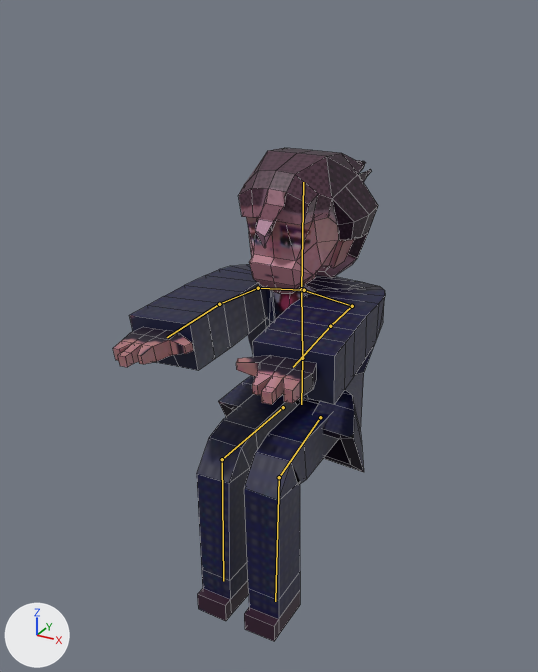
Before and after pictures for a commit that changed the Blender file MainUnityProject/Assets/3D Modeller/Blender Filer/npc_karakter_with_bones.blend.
Before and after are seen from a 50 mm camera at (1.95, -3.79, 3.72) aimed at (-0.06, -0.14, 1.9). Lighting does not change. The marker at lower left points along +X, +Y and +Z. Both versions are drawn at frame 45 of the action 'ArmatureAction'; the numbers are the values there. The bones that bend it are drawn over the model as lines. Mesh edges are drawn as thin lines.
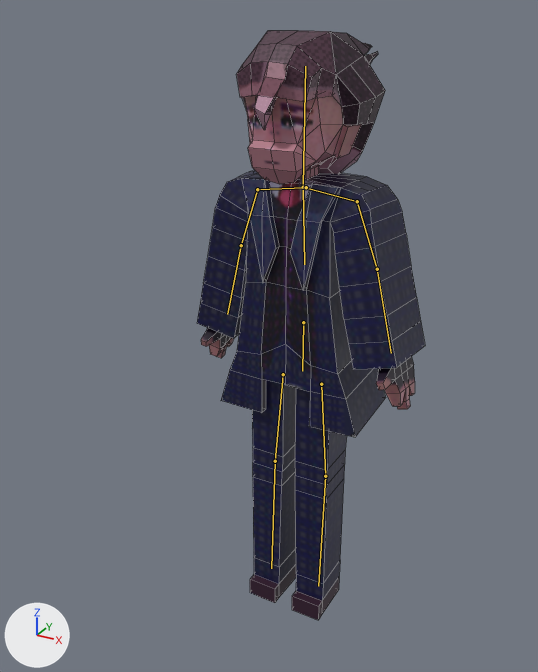
Boxes (x1, y1, x2, y2) around the edits, measured in the pictures (538 x 672 px):
'Cube.002', posed (16% narrower, 20% taller): before (113, 148, 385, 641); after (197, 30, 425, 620)
bone 'Spine', root to tip: before (301, 289) to (302, 358); after (303, 187) to (304, 264)
bone 'LowerSpine', root to tip: before (302, 358) to (301, 404); after (303, 322) to (302, 371)
bone 'Thigh.L', root to tip: before (320, 417) to (279, 477); after (321, 384) to (325, 476)
bone 'Shin.L', root to tip: before (279, 477) to (275, 601); after (325, 476) to (318, 586)
bone 'Thigh.R', root to tip: before (283, 407) to (222, 459); after (283, 374) to (275, 461)
bone 'Shin.R', root to tip: before (222, 459) to (223, 581); after (275, 461) to (271, 568)
bone 'Shoulder.L', root to tip: before (301, 289) to (352, 306); after (303, 187) to (357, 201)
bone 'Upperarm.L', root to tip: before (352, 306) to (330, 326); after (357, 201) to (377, 269)
bone 'Head', root to tip: before (301, 289) to (303, 182); after (303, 187) to (305, 66)
bone 'Shoulder.R', root to tip: before (304, 290) to (258, 288); after (306, 187) to (257, 189)
bone 'Upperarm.R', root to tip: before (258, 288) to (219, 304); after (257, 189) to (241, 245)

The edits, one by one:
Bone 'Spine' (bone_spine) moves from (-0.002, 0.646, 0.056) to (0.0, 0.0, 0.0).
Bone 'LowerSpine' (bone_lowerspine) moves from (0.0, 0.648, 0.0) to (0.0, 0.393, 0.0).
Bone 'Thigh.L' (bone_thigh_l) turns from (6, -4, -86) to (0, 0, 0) degrees about its own x, y and z.
Bone 'Shin.L' (bone_shin_l) turns from (0, -1, 87) to (0, 0, 0) degrees about its own x, y and z.
Bone 'Thigh.R' (bone_thigh_r) turns from (6, 4, 86) to (0, 0, 0) degrees about its own x, y and z.
Bone 'Shin.R' (bone_shin_r) turns from (0, 1, -87) to (0, 0, 0) degrees about its own x, y and z.
Bone 'Shoulder.L' (bone_shoulder_l) moves from (-0.008, 0.097, -0.641) to (0.0, 0.0, 0.0).
Bone 'Upperarm.L' (bone_upperarm_l) turns from (0, 38, -90) to (-23, 0, -3) degrees about its own x, y and z.
Bone 'Head' (bone_head) moves from (0.0, -0.648, 0.0) to (0.0, 0.0, 0.0).
Bone 'Shoulder.R' (bone_shoulder_r) moves from (0.008, 0.097, -0.641) to (0.0, 0.0, 0.0).
Bone 'Upperarm.R' (bone_upperarm_r) turns from (0, -31, 89) to (-26, -6, -2) degrees about its own x, y and z.
